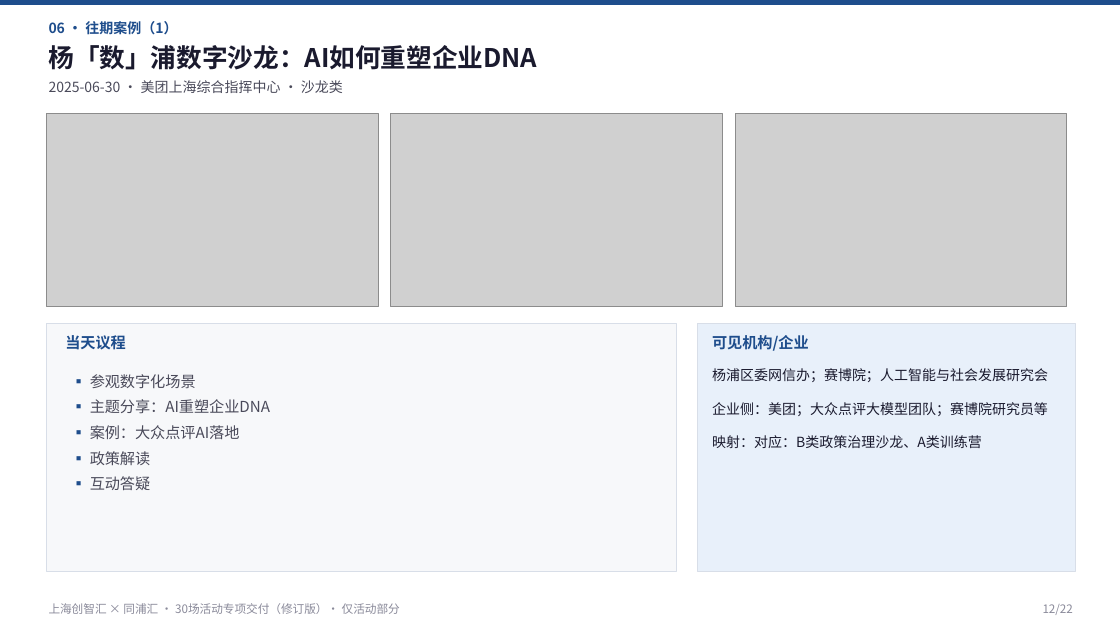
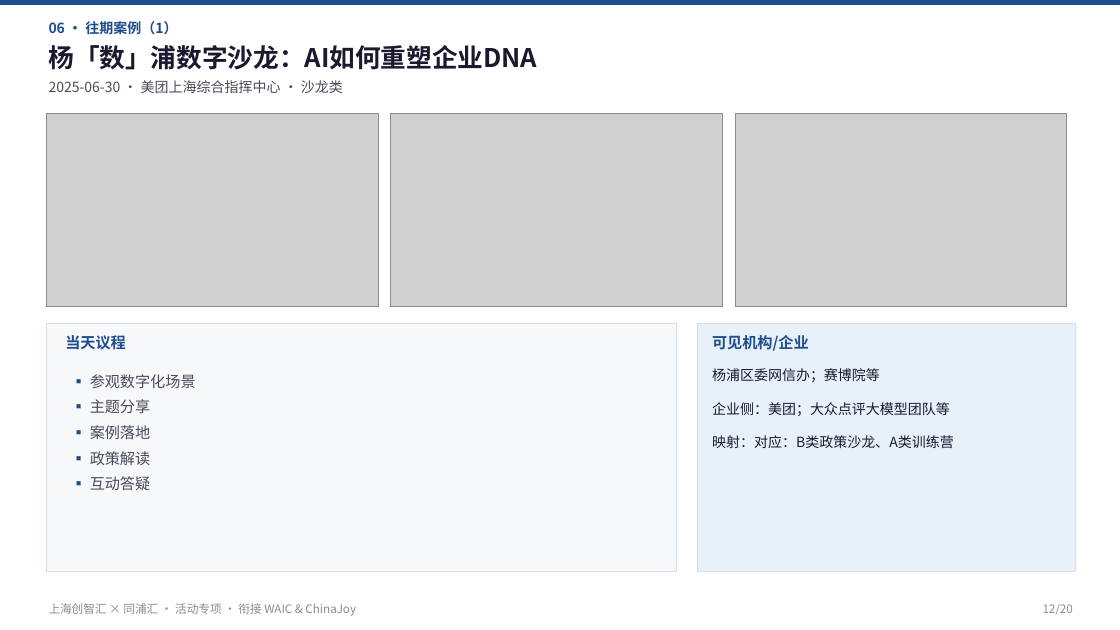
Before and after one commit to hujigang2010-maker/AIDEN, a slide deck: slide 12 of proposal/chuangzhihui-30-events-activity-only-rev.pptx. Drawn at 1120x630 pixels with LibreOffice and Linux fonts; fonts in the diff are those of the drawing; grey boxes stand for pictures. Boxes give left, top, right and bottom in pixels: in the first picture for what was removed or moved away, otherwise in the second. Text is boxed around its words. In the diff, an @@ line names an element or a change of style, - is before the commit and + after.

```diff
--- a/proposal/chuangzhihui-30-events-activity-only-rev.pptx
+++ b/proposal/chuangzhihui-30-events-activity-only-rev.pptx
@@ text at bbox=[712, 368, 954, 448]: text changed @@
-杨浦区委网信办；赛博院；人工智能与社会发展研究会
-企业侧：美团；大众点评大模型团队；赛博院研究员等
-映射：对应：B类政策治理沙龙、A类训练营
+杨浦区委网信办；赛博院等
+企业侧：美团；大众点评大模型团队等
+映射：对应：B类政策沙龙、A类训练营
@@ text at bbox=[90, 399, 151, 439]: text changed @@
-▪ 主题分享：AI重塑企业DNA
-▪ 案例：大众点评AI落地
+▪ 主题分享
+▪ 案例落地
@@ text at bbox=[49, 603, 356, 616]: text changed @@
-上海创智汇 × 同浦汇 · 30场活动专项交付（修订版）· 仅活动部分
+上海创智汇 × 同浦汇 · 活动专项 · 衔接 WAIC & ChinaJoy
@@ text at bbox=[1043, 604, 1073, 615]: text changed @@
-12/22
+12/20
```
Also in this commit, not shown: 9 other slides changed, 10 slides added, 12 slides removed, 8 other files.
